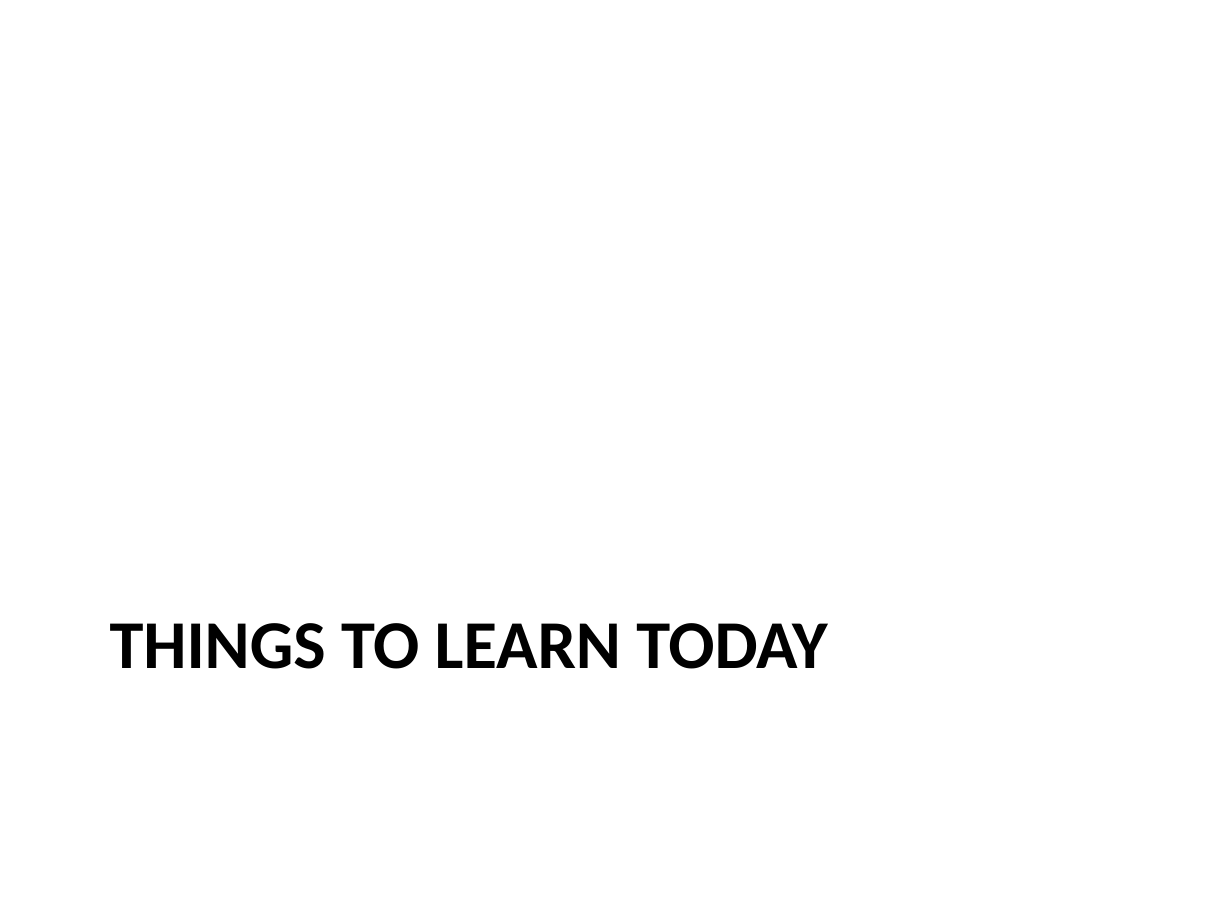
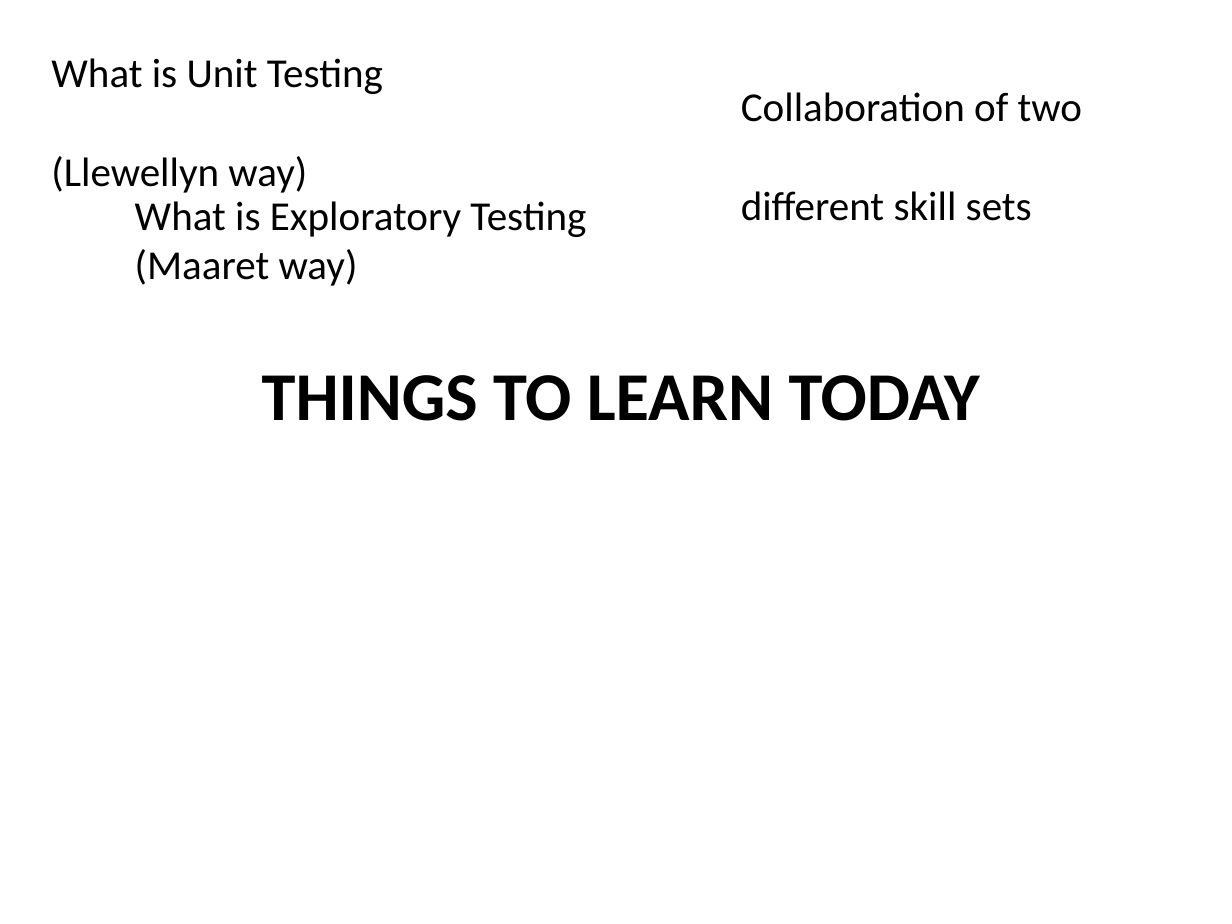
Before and after one commit to isidore/darkFunction-Editor, a slide deck: slide 3 of Courseware/Slides.pptx. Drawn at 1232x924 pixels with LibreOffice and Linux fonts; fonts in the diff are those of the drawing. Boxes give left, top, right and bottom in pixels: in the first picture for what was removed or moved away, otherwise in the second. Text is boxed around its words. In the diff, an @@ line names an element or a change of style, - is before the commit and + after.

```diff
--- a/Courseware/Slides.pptx
+++ b/Courseware/Slides.pptx
@@ text added at <box>51,58,383,193</box>, 24 pt, text #000000 @@
+What is Unit Testing
+(Llewellyn way)
@@ text added at <box>741,92,1082,221</box>, 24 pt, text #000000 @@
+Collaboration of two
+different skill sets
@@ text added at <box>135,201,586,286</box>, 24 pt, text #000000 @@
+What is Exploratory Testing
+(Maaret way)
@@ title "THINGS TO LEARN TODAY": place and size @@
-title "THINGS TO LEARN TODAY" at <box>110,623,827,669</box>
+title "THINGS TO LEARN TODAY" at <box>262,375,980,421</box>
@@ title "THINGS TO LEARN TODAY" at <box>262,375,980,421</box>: alignment left to centre @@
```
Also in this commit, not shown: 1 other slide changed, 7 other files.
